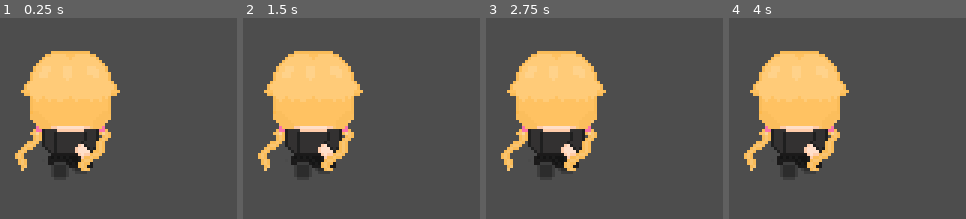
Above: before the commit, frames 1-4 (left to right).
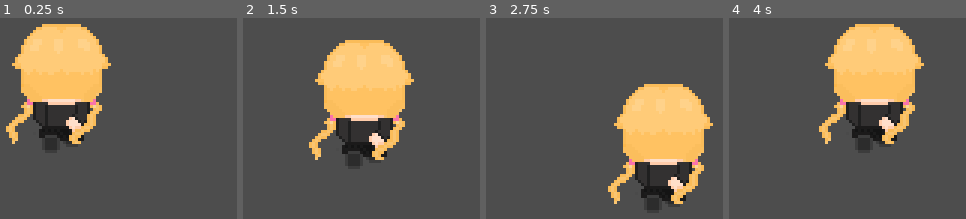
Above: after the commit, the same moments.

Repository: tiaL-ops/quietOrcaught
Game: Godot game, scene res://main.tscn
Same seed, same stepped clock (60 frames per second), same inputs: the game is played once before the commit and once after it.
Inputs:
- Up to frame 1 (0.25 s): no input
- Up to frame 2 (1.5 s): tap Enter at 0.5 s; hold Right (ui_right) 0.53-1.28 s; hold Down (ui_down) from 1.28 s (still down)
- Up to frame 3 (2.75 s): release Down (ui_down) at 2.03 s; hold Right (ui_right) from 2.03 s (still down)
- Up to frame 4 (4 s): release Right (ui_right) at 2.78 s; hold Up (ui_up) 2.78-3.53 s; hold Left (ui_left) from 3.53 s (still down)

The runs differ from the first frame. In frame 1, 17% of the frame differs, in the area x 2-51%, y 2-80%; in frame 2, 27%; in frame 3, 37%, in the area x 6-96%, y 16-96%; in frame 4, 35%.

Commit message:
Movement working

Diff:
--- /dev/null
+++ b/main.gd
@@ -0,0 +1,20 @@
+extends CharacterBody2D
+
+# Speed of the player
+@export var speed: int = 80
+
+
+func _physics_process(delta: float) -> void:
+	# Input vector for movement
+	var input_vector = Vector2.ZERO
+
+	# Get input for movement on the X and Y axes
+	input_vector.x = Input.get_action_strength("ui_right") - Input.get_action_strength("ui_left")
+	input_vector.y = Input.get_action_strength("ui_down") - Input.get_action_strength("ui_up")
+
+	# Normalize the input vector to avoid faster diagonal movement
+	input_vector = input_vector.normalized()
+
+	# Move the character using move_and_slide()
+	velocity = input_vector * speed
+	move_and_slide()
--- a/main.tscn
+++ b/main.tscn
@@ -1,5 +1,6 @@
-[gd_scene load_steps=9 format=3 uid="uid://br8xgxovu7ff2"]
+[gd_scene load_steps=10 format=3 uid="uid://br8xgxovu7ff2"]
 
+[ext_resource type="Script" path="res://main.gd" id="1_r8luw"]
 [ext_resource type="Texture2D" uid="uid://bw853m6a1xass" path="res://myChar.png" id="1_y3jwb"]
 
 [sub_resource type="Animation" id="Animation_d855e"]
@@ -104,13 +105,14 @@
 }
 
 [sub_resource type="RectangleShape2D" id="RectangleShape2D_ck05p"]
-size = Vector2(143.167, 32.6667)
+size = Vector2(39.9584, 49.5)
 
 [node name="Player" type="CharacterBody2D"]
 texture_filter = 1
 position = Vector2(294, 169)
 scale = Vector2(3, 3)
 collision_layer = 2
+script = ExtResource("1_r8luw")
 
 [node name="AnimationPlayer" type="AnimationPlayer" parent="."]
 libraries = {
@@ -118,11 +120,11 @@
 }
 
 [node name="CollisionShape2D" type="CollisionShape2D" parent="."]
-position = Vector2(-22.3333, 76.6667)
+position = Vector2(-29, 23.6667)
 shape = SubResource("RectangleShape2D_ck05p")
 
 [node name="Sprite2D" type="Sprite2D" parent="."]
-position = Vector2(-25, 32)
+position = Vector2(-28, 23)
 texture = ExtResource("1_y3jwb")
 hframes = 4
 vframes = 5
--- a/project.godot
+++ b/project.godot
@@ -38,7 +38,7 @@
 , Object(InputEventKey,"resource_local_to_scene":false,"resource_name":"","device":0,"window_id":0,"alt_pressed":false, …(185 unchanged characters)…
 , null]
 }
-right={
-"deadzone": 0.56,
-"events": []
-}
+
+[rendering]
+
+textures/canvas_textures/default_texture_filter=0
